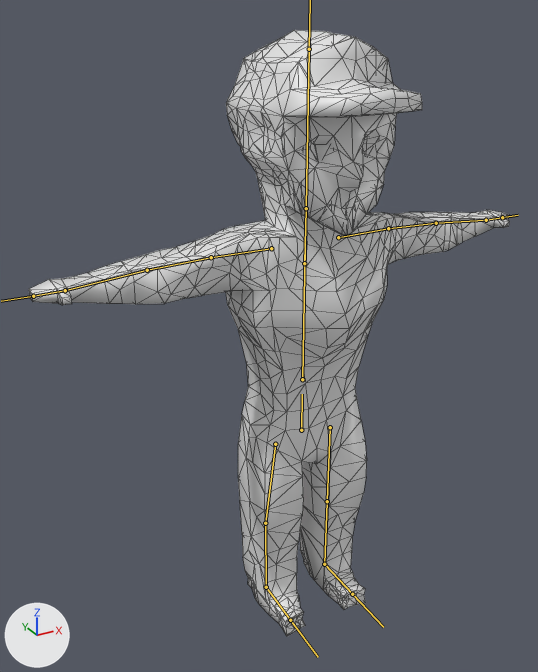
A saved change to the FBX model Assets/Models/KeraajaTesti.fbx.
Rendered twice from a camera (50 mm lens) standing at (-1.143, -1.831, 1.951) and looking at (-0.064, 0.13, 0.97). The lights are fixed; the arrows at lower left show +X, +Y and +Z. The bones that bend it are drawn over the model as lines. Mesh edges are drawn as thin lines.

Objects in the first picture: 'Character'.
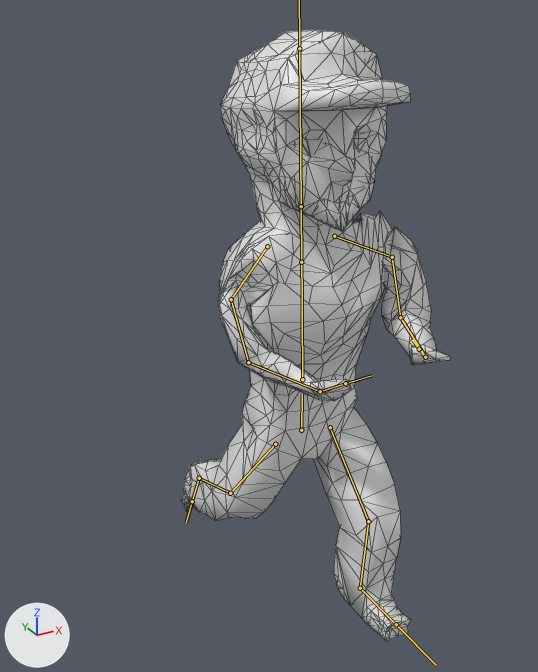
The newer file adds an action. The first version stands in its rest pose; the second is drawn at frame 54 of the action 'Keraaja|RunWithABox'.

Location of each change, (x1, y1, x2, y2) in pixels of the pictures (538 x 672 px):
'Character', posed (44% narrower)
    before: (29, 30, 509, 636)
    after: (182, 30, 450, 642)
bone 'Chest', root to tip
    before: (302, 379) to (305, 246)
    after: (302, 379) to (301, 244)
bone 'Shoulder.L', root to tip
    before: (338, 237) to (388, 228)
    after: (334, 236) to (392, 257)
bone 'Elbow.L', root to tip
    before: (388, 228) to (436, 223)
    after: (392, 257) to (400, 317)
bone 'Forearm.L', root to tip
    before: (436, 223) to (486, 220)
    after: (400, 317) to (425, 357)
bone 'Hand.L', root to tip
    before: (486, 220) to (502, 217)
    after: (425, 357) to (419, 349)
bone 'Shoulder.R', root to tip
    before: (271, 248) to (211, 257)
    after: (267, 246) to (231, 299)
bone 'Elbow.R', root to tip
    before: (211, 257) to (147, 270)
    after: (231, 299) to (248, 362)
bone 'Forearm.R', root to tip
    before: (147, 270) to (65, 290)
    after: (248, 362) to (320, 391)
bone 'Hand.R', root to tip
    before: (65, 290) to (33, 296)
    after: (320, 391) to (345, 383)
bone 'UpperLeg.L', root to tip
    before: (330, 427) to (327, 501)
    after: (330, 427) to (368, 521)
bone 'LowerLeg.L', root to tip
    before: (327, 501) to (324, 564)
    after: (368, 521) to (360, 588)
bone 'Foot.L', root to tip
    before: (324, 564) to (352, 594)
    after: (360, 588) to (396, 624)
bone 'UpperLeg.R', root to tip
    before: (275, 444) to (265, 523)
    after: (275, 444) to (230, 493)
bone 'LowerLeg.R', root to tip
    before: (265, 523) to (266, 587)
    after: (230, 493) to (199, 478)
bone 'Foot.R', root to tip
    before: (266, 587) to (290, 620)
    after: (199, 478) to (192, 501)

What the commit changed:
Bone 'Chest' (bone_chest) turns from (0, 0, 0) to (-3, 0, 0) degrees about its own x, y and z.
Bone 'Shoulder.L' (bone_shoulder_l) turns from (0, 0, 0) to (-68, -128, 48) degrees about its own x, y and z.
Bone 'Elbow.L' (bone_elbow_l) turns from (0, 0, 0) to (15, -40, 53) degrees about its own x, y and z.
Bone 'Forearm.L' (bone_forearm_l) turns from (0, 0, 0) to (-44, 22, 31) degrees about its own x, y and z.
Bone 'Hand.L' (bone_hand_l) turns from (0, 0, 0) to (-40, 44, 26) degrees about its own x, y and z.
Bone 'Shoulder.R' (bone_shoulder_r) turns from (0, 0, 0) to (19, 4, 44) degrees about its own x, y and z.
Bone 'Elbow.R' (bone_elbow_r) turns from (0, 0, 0) to (-52, 30, -13) degrees about its own x, y and z.
Bone 'Forearm.R' (bone_forearm_r) turns from (0, 0, 0) to (-50, 2, 10) degrees about its own x, y and z.
Bone 'Hand.R' (bone_hand_r) turns from (0, 0, 0) to (-40, -2, 20) degrees about its own x, y and z.
Bone 'UpperLeg.L' (bone_upperleg_l) turns from (0, 0, 0) to (46, -2, -1) degrees about its own x, y and z.
Bone 'LowerLeg.L' (bone_lowerleg_l) turns from (0, 0, 0) to (49, -5, -2) degrees about its own x, y and z.
Bone 'Foot.L' (bone_foot_l) turns from (0, 0, 0) to (-4, -3, 1) degrees about its own x, y and z.
Bone 'UpperLeg.R' (bone_upperleg_r) turns from (0, 0, 0) to (-26, 9, -18) degrees about its own x, y and z.
Bone 'LowerLeg.R' (bone_lowerleg_r) turns from (0, 0, 0) to (47, -14, -9) degrees about its own x, y and z.
Bone 'Foot.R' (bone_foot_r) turns from (0, 0, 0) to (-47, 2, 5) degrees about its own x, y and z.
